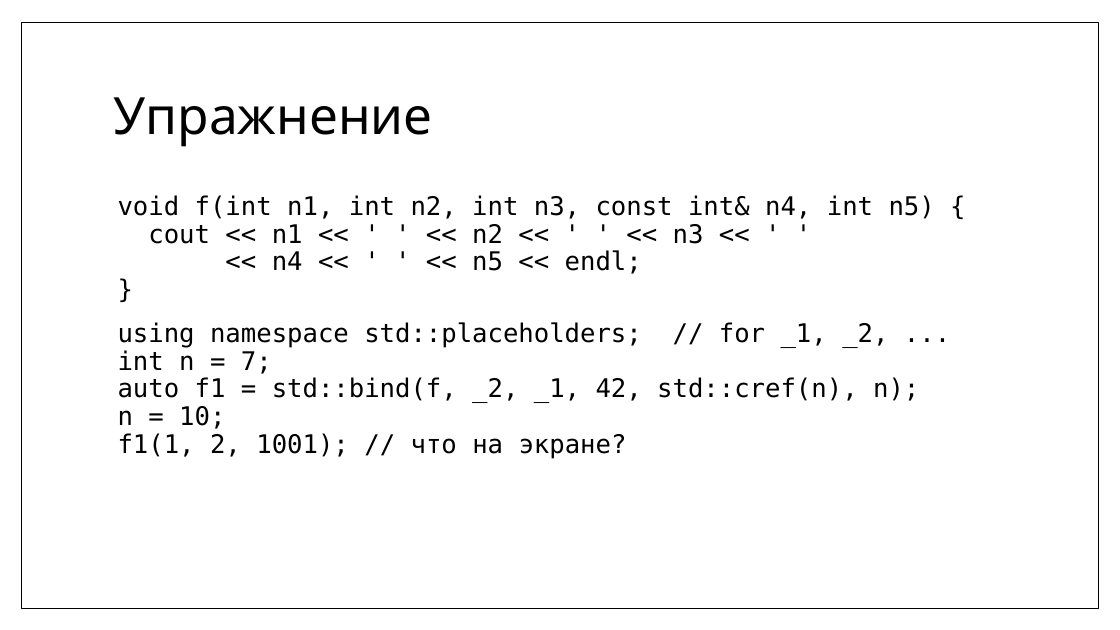
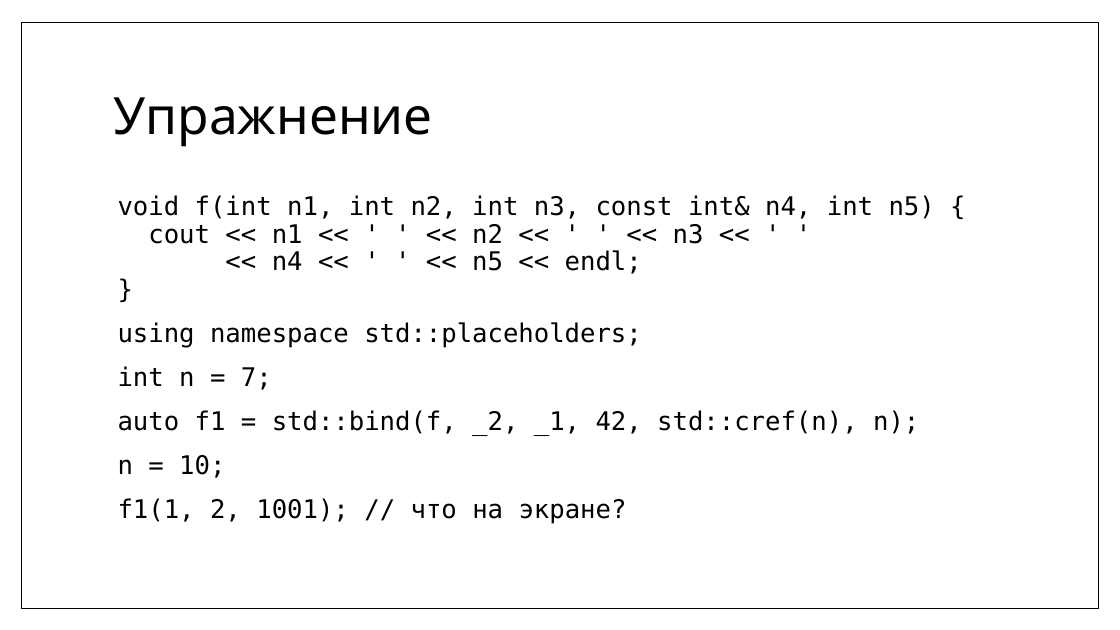
Before and after one commit to MIPT-ILab/cpp-lects-rus, a slide deck: slide 61 of slides/lec2-7-lambdas.pptx (slide 59 before the commit). Drawn at 1120x630 pixels with LibreOffice and Linux fonts; fonts in the diff are those of the drawing. Boxes give left, top, right and bottom in pixels: in the first picture for what was removed or moved away, otherwise in the second. Text is boxed around its words. In the diff, an @@ line names an element or a change of style, - is before the commit and + after.

```diff
--- a/slides/lec2-7-lambdas.pptx
+++ b/slides/lec2-7-lambdas.pptx
@@ text at (118, 322, 919, 524): text changed @@
-using namespace std::placeholders; // for _1, _2, ...
-int n = 7;
-auto f1 = std::bind(f, _2, _1, 42, std::cref(n), n);
-n = 10;
-f1(1, 2, 1001); // что на экране?
+using namespace std::placeholders;
+int n = 7;
+auto f1 = std::bind(f, _2, _1, 42, std::cref(n), n);
+n = 10;
+f1(1, 2, 1001); // что на экране?
```
Also in this commit, not shown: 8 other slides changed, 4 slides added, 14 other files.
